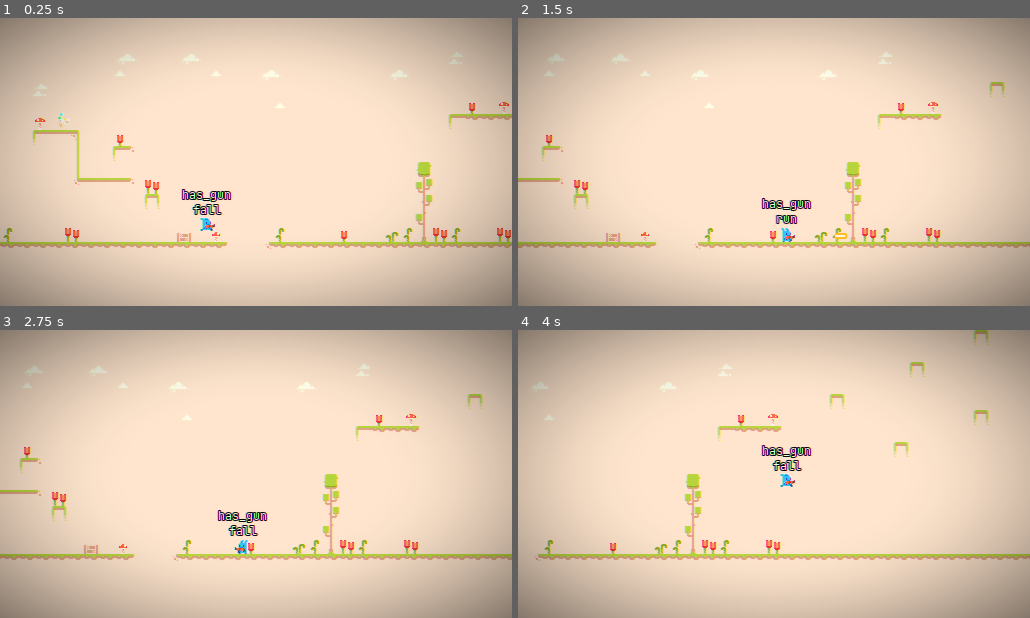
Above: before the commit, frames 1-4 (two rows, left to right).
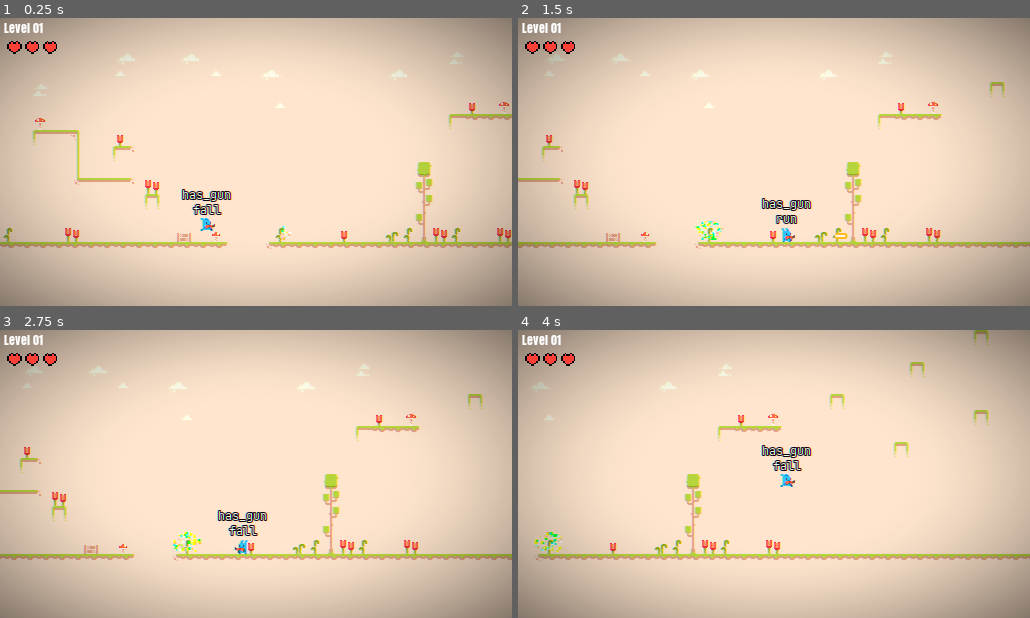
Above: after the commit, the same moments.

Repository: ephjos/plat
Game: Godot game, scene res://World.tscn
Same seed, same stepped clock (60 frames per second), same inputs: the game is played once before the commit and once after it. This scene is started directly instead of the project's main scene.
Inputs:
- Up to frame 1 (0.25 s): no input
- Up to frame 2 (1.5 s): hold Space (jump) 0.53-1.28 s; hold D (move_right) from 0.53 s (still down); tap K (attack) at 1.35 s
- Up to frame 3 (2.75 s): tap Space (jump) at 1.52, 1.55, 1.82 s; release D (move_right) at 2.03 s; hold A (move_left) from 2.03 s (still down); hold Space (jump) from 2.03 s (still down)
- Up to frame 4 (4 s): release A (move_left) at 2.78 s; release Space (jump) at 2.78 s; hold D (move_right) from 2.78 s (still down); tap K (attack) at 2.85 s; tap Space (jump) at 3.02, 3.05, 3.32 s; hold Space (jump) from 3.53 s (still down)

The runs differ from the first frame. In frame 1, 0.5% of the frame differs, in the area x 0-58%, y 1-78%; in frame 2, 0.6%; in frame 3, 0.6%, in the area x 0-40%, y 1-78%; in frame 4, 0.6%.

Commit message:
Added hud

Diff:
--- /dev/null
+++ b/HUD/HUD.gd
@@ -0,0 +1,33 @@
+extends CanvasLayer
+
+onready var health = $Health
+onready var health0 = $"Health/0"
+onready var health1 = $"Health/1"
+onready var health2 = $"Health/2"
+onready var health3 = $"Health/3"
+
+onready var levelLabel = $Level/Label
+
+func set_health(health):
+	health0.show()
+	health1.show()
+	health2.show()
+	health3.show()
+
+	if health < 3:
+		health3.hide()
+	if health < 2:
+		health2.hide()
+	if health < 1:
+		health1.hide()
+
+func set_level(level):
+	levelLabel.text = level
+
+func hide():
+	health.hide()
+	levelLabel.hide()
+
+func show():
+	health.show()
+	levelLabel.show()
--- /dev/null
+++ b/HUD/HUD.tscn
@@ -0,0 +1,154 @@
+[gd_scene load_steps=6 format=2]
+
+[ext_resource path="res://assets/heart_8x8.png" type="Texture" id=1]
+[ext_resource path="res://HUD/HUD.gd" type="Script" id=2]
+[ext_resource path="res://Post processing tool/PostProcessing_tool.tscn" type="PackedScene" id=3]
+
+[sub_resource type="DynamicFontData" id=1]
+font_path = "res://assets/fonts/Anton-Regular.ttf"
+
+[sub_resource type="DynamicFont" id=2]
+size = 12
+font_data = SubResource( 1 )
+
+[node name="HUD" type="CanvasLayer"]
+script = ExtResource( 2 )
+
+[node name="PostProcessing_tool" parent="." instance=ExtResource( 3 )]
+bloom_show = true
+bloom_threshold = 0.85
+chromatc_aberration_show = true
+chromatc_aberration_strength = 0.1
+glitch_power = 0.0
+glitch_rate = 0.01
+glitch_speed = 10.0
+glitch_block_size = 1.0
+vignette_scale = 1.2
+
+[node name="Health" type="Control" parent="."]
+margin_left = -2.38419e-07
+margin_top = 16.0
+margin_right = 38.0
+margin_bottom = 32.0
+rect_scale = Vector2( 1.79461, 1.65291 )
+__meta__ = {
+"_edit_use_anchors_": false
+}
+
+[node name="0" type="Control" parent="Health"]
+margin_right = 40.0
+margin_bottom = 40.0
+__meta__ = {
+"_edit_use_anchors_": false
+}
+
+[node name="1" type="Sprite" parent="Health/0"]
+position = Vector2( 8, 8 )
+texture = ExtResource( 1 )
+region_enabled = true
+region_rect = Rect2( 0, 8, 8, 8 )
+
+[node name="2" type="Sprite" parent="Health/0"]
+position = Vector2( 18, 8 )
+texture = ExtResource( 1 )
+region_enabled = true
+region_rect = Rect2( 0, 8, 8, 8 )
+
+[node name="3" type="Sprite" parent="Health/0"]
+position = Vector2( 28, 8 )
+texture = ExtResource( 1 )
+region_enabled = true
+region_rect = Rect2( 0, 8, 8, 8 )
+
+[node name="1" type="Control" parent="Health"]
+margin_right = 40.0
+margin_bottom = 40.0
+__meta__ = {
+"_edit_use_anchors_": false
+}
+
+[node name="1" type="Sprite" parent="Health/1"]
+position = Vector2( 8, 8 )
+texture = ExtResource( 1 )
+region_enabled = true
+region_rect = Rect2( 0, 0, 8, 8 )
+
+[node name="2" type="Sprite" parent="Health/1"]
+position = Vector2( 18, 8 )
+texture = ExtResource( 1 )
+region_enabled = true
+region_rect = Rect2( 0, 8, 8, 8 )
+
+[node name="3" type="Sprite" parent="Health/1"]
+position = Vector2( 28, 8 )
+texture = ExtResource( 1 )
+region_enabled = true
+region_rect = Rect2( 0, 8, 8, 8 )
+
+[node name="2" type="Control" parent="Health"]
+margin_right = 40.0
+margin_bottom = 40.0
+__meta__ = {
+"_edit_use_anchors_": false
+}
+
+[node name="1" type="Sprite" parent="Health/2"]
+position = Vector2( 8, 8 )
+texture = ExtResource( 1 )
+region_enabled = true
+region_rect = Rect2( 0, 0, 8, 8 )
+
+[node name="2" type="Sprite" parent="Health/2"]
+position = Vector2( 18, 8 )
+texture = ExtResource( 1 )
+region_enabled = true
+region_rect = Rect2( 0, 0, 8, 8 )
+
+[node name="3" type="Sprite" parent="Health/2"]
+position = Vector2( 28, 8 )
+texture = ExtResource( 1 )
+region_enabled = true
+region_rect = Rect2( 0, 8, 8, 8 )
+
+[node name="3" type="Control" parent="Health"]
+margin_right = 40.0
+margin_bottom = 40.0
+__meta__ = {
+"_edit_use_anchors_": false
+}
+
+[node name="1" type="Sprite" parent="Health/3"]
+position = Vector2( 8, 8 )
+texture = ExtResource( 1 )
+region_enabled = true
+region_rect = Rect2( 0, 0, 8, 8 )
+
+[node name="2" type="Sprite" parent="Health/3"]
+position = Vector2( 18, 8 )
+texture = ExtResource( 1 )
+region_enabled = true
+region_rect = Rect2( 0, 0, 8, 8 )
+
+[node name="3" type="Sprite" parent="Health/3"]
+position = Vector2( 28, 8 )
+texture = ExtResource( 1 )
+region_enabled = true
+region_rect = Rect2( 0, 0, 8, 8 )
+
+[node name="Level" type="Control" parent="."]
+margin_right = 40.0
+margin_bottom = 40.0
+__meta__ = {
+"_edit_use_anchors_": false
+}
+
+[node name="Label" type="Label" parent="Level"]
+margin_left = 4.0
+margin_right = 76.0
+margin_bottom = 20.0
+custom_fonts/font = SubResource( 2 )
+text = "Level 01"
+valign = 1
+__meta__ = {
+"_edit_use_anchors_": false
+}
--- a/Player/Player.gd
+++ b/Player/Player.gd
@@ -1,5 +1,7 @@
 extends KinematicBody2D
 class_name Player
+
+signal dead
 
 const Bullet : PackedScene = preload("res://Bullet/Bullet.tscn")
 
@@ -15,6 +17,8 @@
 var move_direction = 0
 var wall_direction = 1
 var can_shoot = true
+var health = 3
+var dead = false
 
 onready var body = $Body
 onready var muzzle = $Body/Muzzle
@@ -33,6 +37,7 @@
 
 func _ready():
 	Globals.PLAYER = self
+	Hud.set_health(health)
 
 func _jump():
 	velocity.y = JUMP_SPEED
@@ -115,6 +120,8 @@
 		wallStickTimer.stop()
 
 func _can_shoot():
+	if dead || Globals.LEVEL_COMPLETE:
+		return false
 	return !muzzleCheck.is_colliding()
 
 func _attack():
@@ -133,10 +140,18 @@
 
 func hit():
 	if !Globals.LEVEL_COMPLETE:
-		print("hit")
+		health -= 1
+		Hud.set_health(health)
+	if health == 0:
+		die()
 
 func fell(body):
-	print("dead!")
-	# TODO: die
+	health = 0
+	Hud.set_health(health)
+	die()
+	# TODO: reset
+
+func die():
+	dead = true
 	# TODO: animate
-	# TODO: reset
+	emit_signal("dead")
--- a/Player/Player.tscn
+++ b/Player/Player.tscn
@@ -18,11 +18,6 @@
 "name": "idle",
 "speed": 5.0
 }, {
-"frames": [ ExtResource( 5 ), ExtResource( 2 ) ],
-"loop": true,
-"name": "gun_run",
-"speed": 5.0
-}, {
 "frames": [ ExtResource( 3 ) ],
 "loop": true,
 "name": "fall",
@@ -40,7 +35,12 @@
 }, {
 "frames": [ ExtResource( 5 ) ],
 "loop": true,
-"name": "gun_jump",
+"name": "gun_fall",
+"speed": 5.0
+}, {
+"frames": [ ExtResource( 2 ) ],
+"loop": true,
+"name": "gun_idle",
 "speed": 5.0
 }, {
 "frames": [ ExtResource( 2 ), ExtResource( 4 ) ],
@@ -48,14 +48,14 @@
 "name": "gun_shoot",
 "speed": 20.0
 }, {
+"frames": [ ExtResource( 5 ), ExtResource( 2 ) ],
+"loop": true,
+"name": "gun_run",
+"speed": 5.0
+}, {
 "frames": [ ExtResource( 5 ) ],
 "loop": true,
-"name": "gun_fall",
-"speed": 5.0
-}, {
-"frames": [ ExtResource( 2 ) ],
-"loop": true,
-"name": "gun_idle",
+"name": "gun_jump",
 "speed": 5.0
 } ]
 
--- a/Player/PlayerSM.gd
+++ b/Player/PlayerSM.gd
@@ -47,6 +47,10 @@
 			parent._variable_jump()
 
 func _state_logic(delta):
+	if parent.dead:
+		parent.rotation += 0.2
+		parent.position.y -= 2
+		return
 	if Globals.LEVEL_COMPLETE:
 		parent.rotation -= 0.2
 		parent.scale /= 1.05
--- a/SceneChanger/SceneChanger.tscn
+++ b/SceneChanger/SceneChanger.tscn
@@ -1,7 +1,6 @@
-[gd_scene load_steps=6 format=2]
+[gd_scene load_steps=5 format=2]
 
 [ext_resource path="res://SceneChanger/SceneChanger.gd" type="Script" id=1]
-[ext_resource path="res://Post processing tool/PostProcessing_tool.tscn" type="PackedScene" id=2]
 
 [sub_resource type="Animation" id=1]
 resource_name = "fade"
@@ -76,14 +75,3 @@
 anims/fade = SubResource( 1 )
 anims/slide_in = SubResource( 2 )
 anims/slide_out = SubResource( 3 )
-
-[node name="PostProcessing_tool" parent="." instance=ExtResource( 2 )]
-bloom_show = true
-bloom_threshold = 0.85
-chromatc_aberration_show = true
-chromatc_aberration_strength = 0.1
-glitch_power = 0.0
-glitch_rate = 0.01
-glitch_speed = 10.0
-glitch_block_size = 1.0
-vignette_scale = 1.2
--- a/TitleScreen/TitleScreen.gd
+++ b/TitleScreen/TitleScreen.gd
@@ -1,9 +1,11 @@
-extends Control
+extends CanvasLayer
 
 onready var player = $HBoxContainer/CenterContainer/Player
 
 func _ready():
 	SceneChanger.hide()
+	Hud.hide()
+	player.body.scale.x = -1
 
 func _process(delta):
 	#player._play_animation("run")
--- a/TitleScreen/TitleScreen.tscn
+++ b/TitleScreen/TitleScreen.tscn
@@ -1,10 +1,11 @@
-[gd_scene load_steps=15 format=2]
+[gd_scene load_steps=16 format=2]
 
 [ext_resource path="res://TitleScreen/TitleScreen.gd" type="Script" id=1]
 [ext_resource path="res://Player/Player.tscn" type="PackedScene" id=2]
 [ext_resource path="res://Tileset/Tileset.tres" type="TileSet" id=3]
 [ext_resource path="res://assets/fonts/Anton-Regular.ttf" type="DynamicFontData" id=4]
 [ext_resource path="res://TitleScreen/StaticBody2D.gd" type="Script" id=5]
+[ext_resource path="res://Post processing tool/PostProcessing_tool.tscn" type="PackedScene" id=6]
 
 [sub_resource type="DynamicFont" id=1]
 size = 32
@@ -47,7 +48,7 @@
 font_data = ExtResource( 4 )
 
 [sub_resource type="RectangleShape2D" id=5]
-extents = Vector2( 44.6647, 23.0817 )
+extents = Vector2( 77.6434, 23.0817 )
 
 [sub_resource type="DynamicFont" id=6]
 font_data = ExtResource( 4 )
@@ -61,17 +62,8 @@
 [sub_resource type="RectangleShape2D" id=9]
 extents = Vector2( 10, 256.458 )
 
-[node name="TitleScreen" type="MarginContainer"]
-anchor_right = 1.0
-anchor_bottom = 1.0
-custom_constants/margin_right = 20
-custom_constants/margin_top = 20
-custom_constants/margin_left = 20
-custom_constants/margin_bottom = 30
+[node name="TitleScreen" type="CanvasLayer"]
 script = ExtResource( 1 )
-__meta__ = {
-"_edit_use_anchors_": false
-}
 
 [node name="TileMap" type="TileMap" parent="."]
 scale = Vector2( 2, 2 )
@@ -88,11 +80,11 @@
 margin_bottom = 258.0
 
 [node name="VBoxContainer" type="VBoxContainer" parent="HBoxContainer"]
-margin_right = 150.0
+margin_right = 160.0
 margin_bottom = 238.0
 
 [node name="Label" type="Label" parent="HBoxContainer/VBoxContainer"]
-margin_right = 150.0
+margin_right = 160.0
 margin_bottom = 49.0
 custom_fonts/font = SubResource( 1 )
 custom_colors/font_color = Color( 0.121569, 0.121569, 0.121569, 1 )
@@ -101,39 +93,38 @@
 
 [node name="ButtonContainer" type="CenterContainer" parent="HBoxContainer/VBoxContainer"]
 margin_top = 53.0
-margin_right = 150.0
+margin_right = 160.0
 margin_bottom = 209.0
 size_flags_vertical = 3
 
 [node name="Button" type="Button" parent="HBoxContainer/VBoxContainer/ButtonContainer"]
-margin_left = 30.0
 margin_top = 54.0
-margin_right = 120.0
+margin_right = 160.0
 margin_bottom = 102.0
 custom_styles/hover = SubResource( 2 )
 custom_styles/normal = SubResource( 3 )
 custom_fonts/font = SubResource( 4 )
 custom_colors/font_color = Color( 1, 1, 1, 1 )
-text = "Play"
+text = "Shoot to start"
 
 [node name="StaticBody2D" type="StaticBody2D" parent="HBoxContainer/VBoxContainer/ButtonContainer/Button"]
 script = ExtResource( 5 )
 
 [node name="CollisionShape2D" type="CollisionShape2D" parent="HBoxContainer/VBoxContainer/ButtonContainer/Button/StaticBody2D"]
-position = Vector2( 44.545, 24.0817 )
+position = Vector2( 80.4527, 29.1214 )
 shape = SubResource( 5 )
 
 [node name="Version" type="Label" parent="HBoxContainer/VBoxContainer"]
 margin_top = 213.0
-margin_right = 150.0
+margin_right = 160.0
 margin_bottom = 238.0
 custom_fonts/font = SubResource( 6 )
 custom_colors/font_color = Color( 0.666667, 0.666667, 0.666667, 1 )
 text = "Version 1.0.0 by ephjos"
 
 [node name="CenterContainer" type="Control" parent="HBoxContainer"]
-margin_left = 154.0
-margin_right = 154.0
+margin_left = 164.0
+margin_right = 164.0
 margin_bottom = 238.0
 
 [node name="Player" parent="HBoxContainer/CenterContainer" instance=ExtResource( 2 )]
@@ -181,5 +172,16 @@
 rotation = 1.5708
 shape = SubResource( 9 )
 
+[node name="PostProcessing_tool" parent="." instance=ExtResource( 6 )]
+bloom_show = true
+bloom_threshold = 0.85
+chromatc_aberration_show = true
+chromatc_aberration_strength = 0.1
+glitch_power = 0.0
+glitch_rate = 0.01
+glitch_speed = 10.0
+glitch_block_size = 1.0
+vignette_scale = 1.2
+
 [connection signal="pressed" from="HBoxContainer/VBoxContainer/ButtonContainer/Button" to="." method="_on_Button_pressed"]
 [connection signal="hit" from="HBoxContainer/VBoxContainer/ButtonContainer/Button/StaticBody2D" to="." method="_on_StaticBody2D_hit"]
--- a/World.gd
+++ b/World.gd
@@ -49,9 +49,14 @@
 	add_collider(Vector2(left, bottom), Vector2(right-left, size)) # bottom
 	add_fall_zone(Vector2(left, bottom-size-size), Vector2(right-left, size))
 
+	Hud.set_level("Level 01")
+	Hud.show()
 
 func _on_Goal_finish():
 	SceneChanger.change_scene("res://World.tscn")
 
 func _on_Goal_hit():
 	Globals.LEVEL_COMPLETE = true
+
+func _on_Player_dead():
+	SceneChanger.change_scene("res://World.tscn")
--- a/World.tscn
+++ b/World.tscn
@@ -25,7 +25,8 @@
 [node name="Camera" parent="Player" instance=ExtResource( 3 )]
 
 [node name="Goal" parent="." instance=ExtResource( 4 )]
-position = Vector2( 57.4467, 98.1615 )
+position = Vector2( 279.683, 211.264 )
 
+[connection signal="dead" from="Player" to="." method="_on_Player_dead"]
 [connection signal="finish" from="Goal" to="." method="_on_Goal_finish"]
 [connection signal="hit" from="Goal" to="." method="_on_Goal_hit"]
--- a/project.godot
+++ b/project.godot
@@ -40,6 +40,7 @@
 
 Globals="*res://Globals/Globals.gd"
 SceneChanger="*res://SceneChanger/SceneChanger.tscn"
+Hud="*res://HUD/HUD.tscn"
 
 [display]
 
Binary file added: assets/heart_8x8.png
Not shown, added: assets/heart_8x8.png.import
